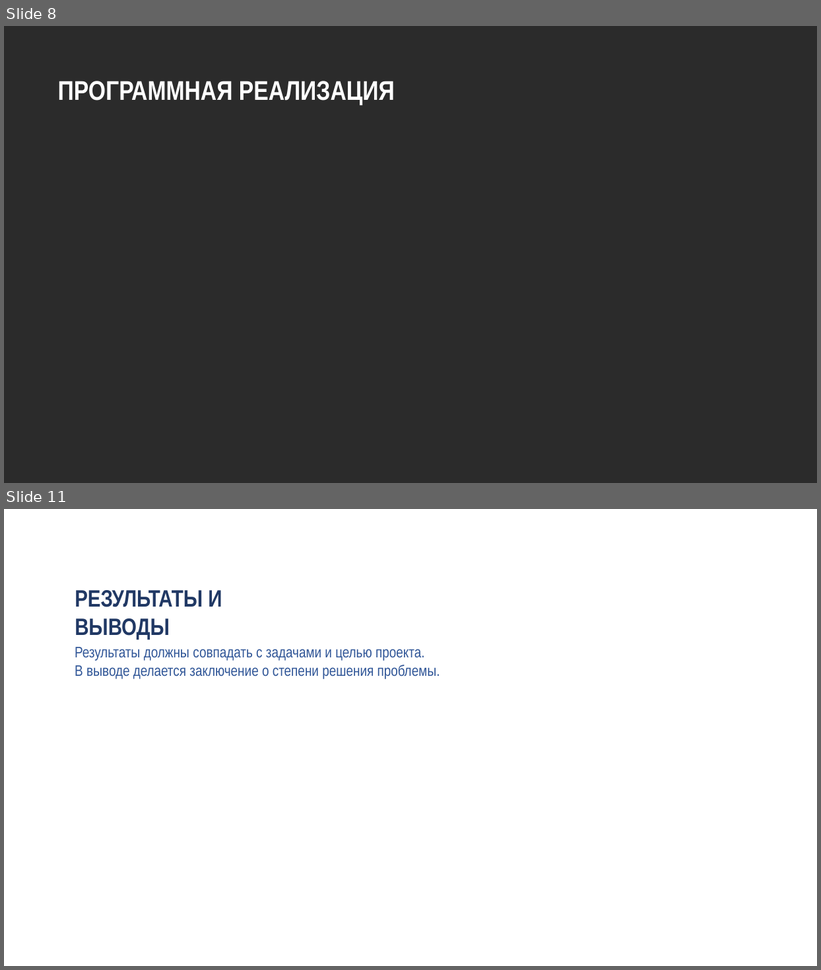
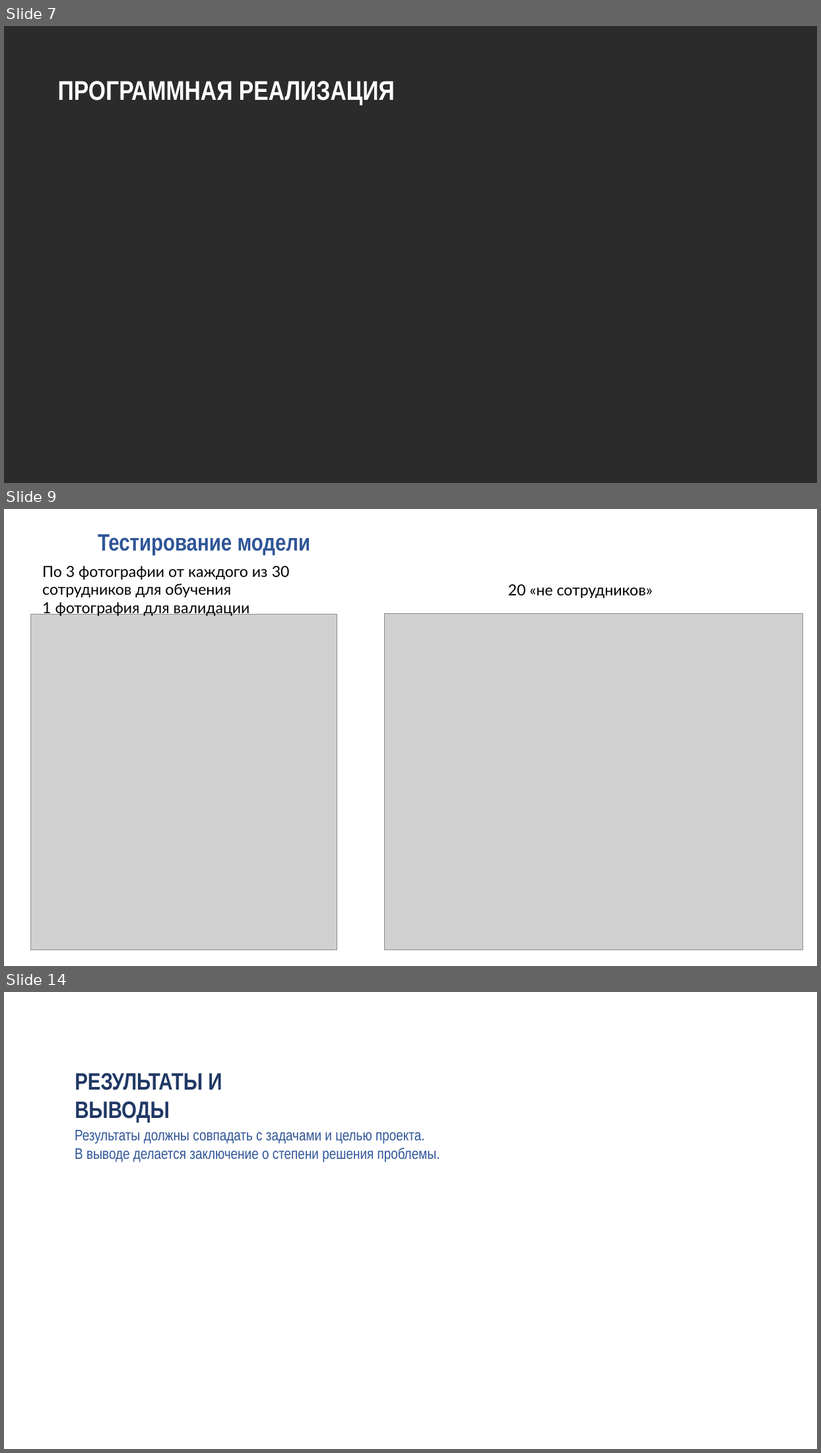
Before and after one commit to kemper0110/face-recog, a slide deck: presentation.pptx. Shown one above the other, each under a label of ours: slides 8 and 11 before the commit, slides 7, 9 and 14 after it; the slides between them are not shown. The pictures are 821x970 and 821x1453 pixels, drawn with LibreOffice and Linux fonts; fonts in the diff are those of the drawing; grey boxes stand for pictures; background and template pictures are left out; a plain dark background stands for a picture behind light text. Boxes give left, top, right and bottom in pixels: in the first picture for what was removed or moved away, otherwise in the second. Text is boxed around its words. In the diff, an @@ line names an element or a change of style, - is before the commit and + after.

```diff
--- a/presentation.pptx
+++ b/presentation.pptx
@@ slide 9 added at (4, 509, 817, 966), background picture (left out) @@
@@ text added at (98, 534, 311, 555), 28 pt, text #2F5597, bold @@
+Тестирование модели
@@ text added at (42, 566, 290, 617), 18 pt, text #000000 @@
+По 3 фотографии от каждого из 30 сотрудников для обучения
+1 фотография для валидации
@@ text added at (508, 584, 653, 598), 18 pt, text #000000 @@
+20 «не сотрудников»
@@ picture added at (30, 615, 337, 951) @@
@@ picture added at (385, 613, 803, 950) @@
@@ what was slide 8 is now slide 7 @@
@@ what was slide 11 is now slide 14 @@
```
Also in this commit, not shown: 2 slides changed, 4 other slides added, 2 slides removed, 12 other files.
